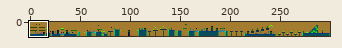
Two states of a sprite sheet, resources/levels/1.png. The picture above shows the old version from afar; the outline marks the close-up.
Close-up. As it was:
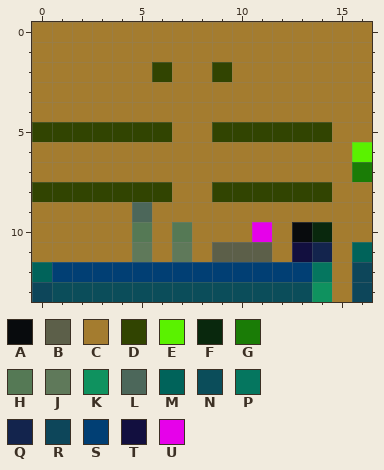
The file is 300x14 pixels. Colours within 5 levels of each other are drawn and written as one. Shown: x 0..16, y 0..13. The commit also changed other parts of the picture, which this record leaves out.
Palette (. is transparent): A #080b0d  B #5c5f49  C #a47c2f  D #314401  E #5af200  F #09280d  G #1a7c06  H #557955  J #5f795a  K #0f925f  L #4c675a  M #00635a  N #0b4d5a  P #05765f  Q #13244d  R #0d465a  S #013f74  T #120f3f  U #e601ea
Pixels before, first column x 0:
 0 CCCCCCCCCCCCCCCCC
 1 CCCCCCCCCCCCCCCCC
 2 CCCCCCDCCDCCCCCCC
 3 CCCCCCCCCCCCCCCCC
 4 CCCCCCCCCCCCCCCCC
 5 DDDDDDDCCDDDDDDCC
 6 CCCCCCCCCCCCCCCCE
 7 CCCCCCCCCCCCCCCCG
 8 DDDDDDDCCDDDDDDCC
 9 CCCCCLCCCCCCCCCCC
10 CCCCCHCHCCCUCAFCC
11 CCCCCJCJCBBBCTQCM
12 MSSSSSSSSSSSSSPCR
13 RNNNNNNNNNNNNNKCR
Now the later version:
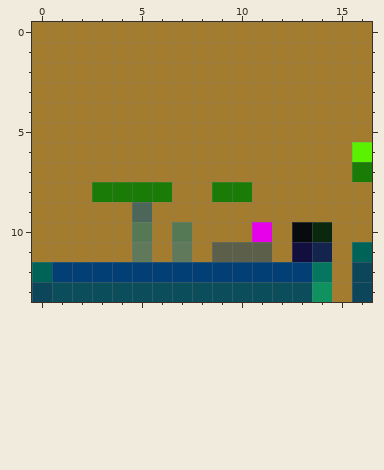
Edits made:
y 2: x 6 D -> C; x 9 D -> C
y 5: x 0..6 DDDDDDD -> CCCCCCC; x 9..14 DDDDDD -> CCCCCC
y 8: x 0..6 DDDDDDD -> CCCGGGG; x 9..14 DDDDDD -> GGCCCC
Where, in picture pixels (left, top, right, bottom), the same in both close-ups:
changed: (32, 62, 332, 202)
